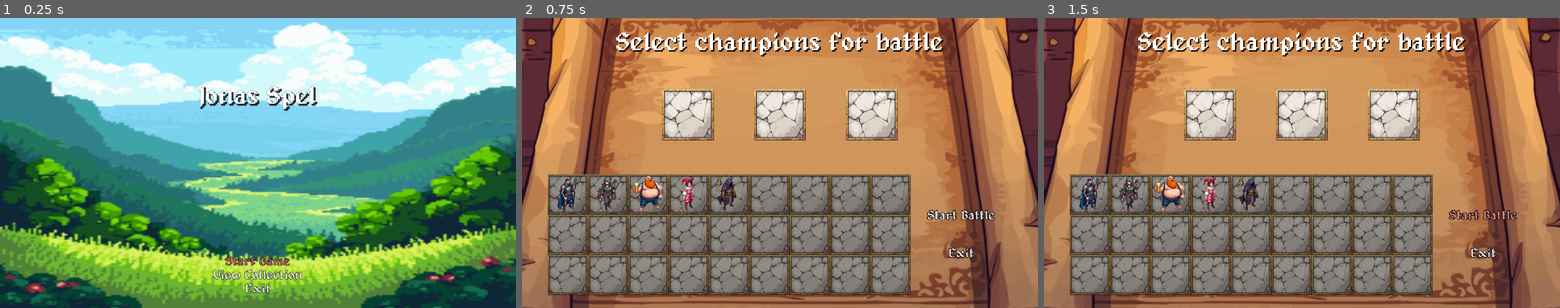
Above: before the commit, frames 1-3 (left to right).
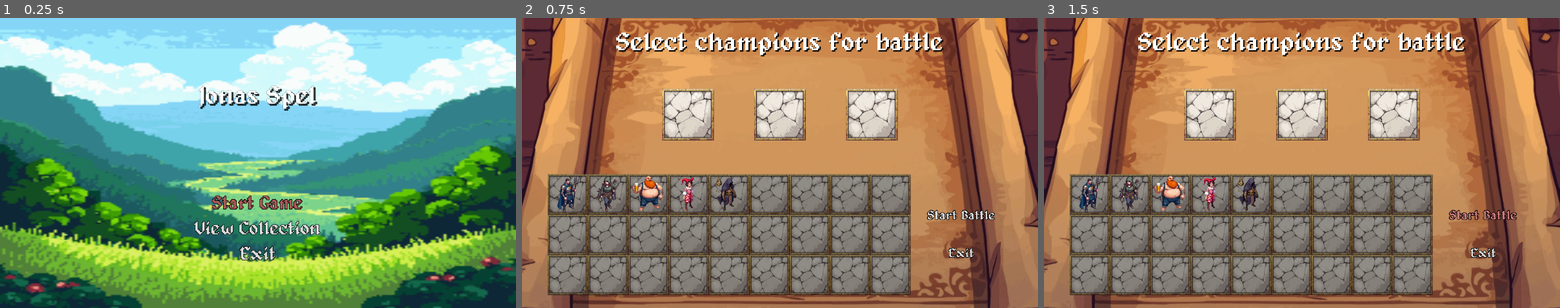
Above: after the commit, the same moments.

Repository: Pensho/Champ_Collector_2
Game: Godot game, scene res://Scenes/main.tscn
Same seed, same stepped clock (60 frames per second), same inputs: the game is played once before the commit and once after it.
Inputs:
- Up to frame 1 (0.25 s): no input
- Up to frame 2 (0.75 s): click "Start Game" at 0.5 s
- Up to frame 3 (1.5 s): click "Start Battle" at 1.25 s

The runs differ from the first frame. In frame 1, 2.2% of the frame differs, in the area x 37-63%, y 61-95%; in frame 2, nothing differs; in frame 3, nothing differs.

Commit message:
Added Android deployment
It is now possible to export Android APKs.
Resolves #38

Diff:
--- a/Scenes/ui/MainMenu.tscn
+++ b/Scenes/ui/MainMenu.tscn
@@ -57,7 +57,8 @@
 [node name="ButtonsVBox" type="VBoxContainer" parent="MarginContainer/VBoxContainer"]
 unique_name_in_owner = true
 layout_mode = 2
-size_flags_vertical = 10
+size_flags_vertical = 6
+theme_override_constants/separation = 20
 
 [node name="Button_StartGame" type="Button" parent="MarginContainer/VBoxContainer/ButtonsVBox"]
 layout_mode = 2
@@ -68,14 +69,16 @@
 focus_next = NodePath("../Button_QuitGame")
 focus_previous = NodePath("../Button_QuitGame")
 theme_override_colors/font_outline_color = Color(0, 0, 0, 1)
-theme_override_constants/outline_size = 3
+theme_override_constants/outline_size = 5
+theme_override_font_sizes/font_size = 45
 text = "Start Game"
 
 [node name="Button_View_Collection" type="Button" parent="MarginContainer/VBoxContainer/ButtonsVBox"]
 layout_mode = 2
 theme = ExtResource("1_hnwi1")
 theme_override_colors/font_outline_color = Color(0, 0, 0, 1)
-theme_override_constants/outline_size = 3
+theme_override_constants/outline_size = 5
+theme_override_font_sizes/font_size = 45
 text = "View Collection"
 
 [node name="Button_QuitGame" type="Button" parent="MarginContainer/VBoxContainer/ButtonsVBox"]
@@ -87,7 +90,8 @@
 focus_next = NodePath("../Button_StartGame")
 focus_previous = NodePath("../Button_StartGame")
 theme_override_colors/font_outline_color = Color(0, 0, 0, 1)
-theme_override_constants/outline_size = 3
+theme_override_constants/outline_size = 5
+theme_override_font_sizes/font_size = 45
 text = "Exit"
 
 [connection signal="button_up" from="MarginContainer/VBoxContainer/ButtonsVBox/Button_StartGame" to="." method="_on_start_game_button_pressed"]
--- a/project.godot
+++ b/project.godot
@@ -11,6 +11,7 @@
 [application]
 
 config/name="Jonas Spel"
+config/version="0.0.1"
 run/main_scene="uid://knp34r3jmafv"
 config/features=PackedStringArray("4.5", "Mobile")
 boot_splash/image="uid://cxe2lffkbra47"
@@ -37,4 +38,5 @@
 [rendering]
 
 renderer/rendering_method="mobile"
+textures/vram_compression/import_etc2_astc=true
 viewport/hdr_2d=true
Not shown, added: export_presets.cfg
